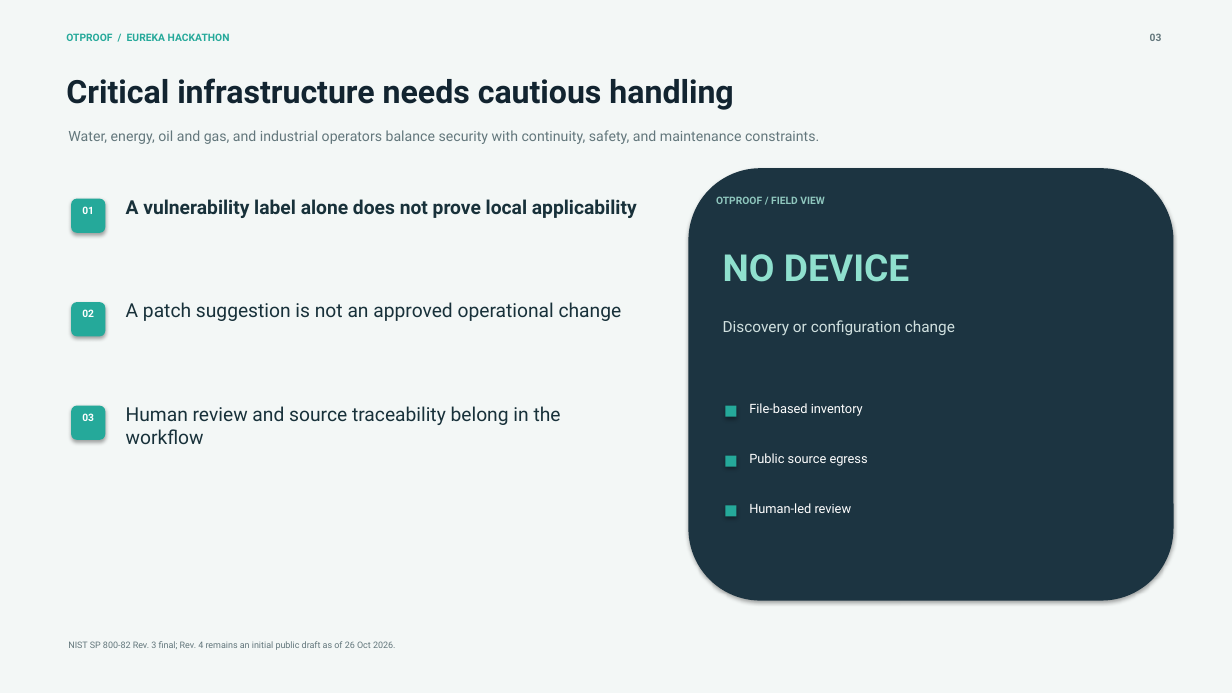
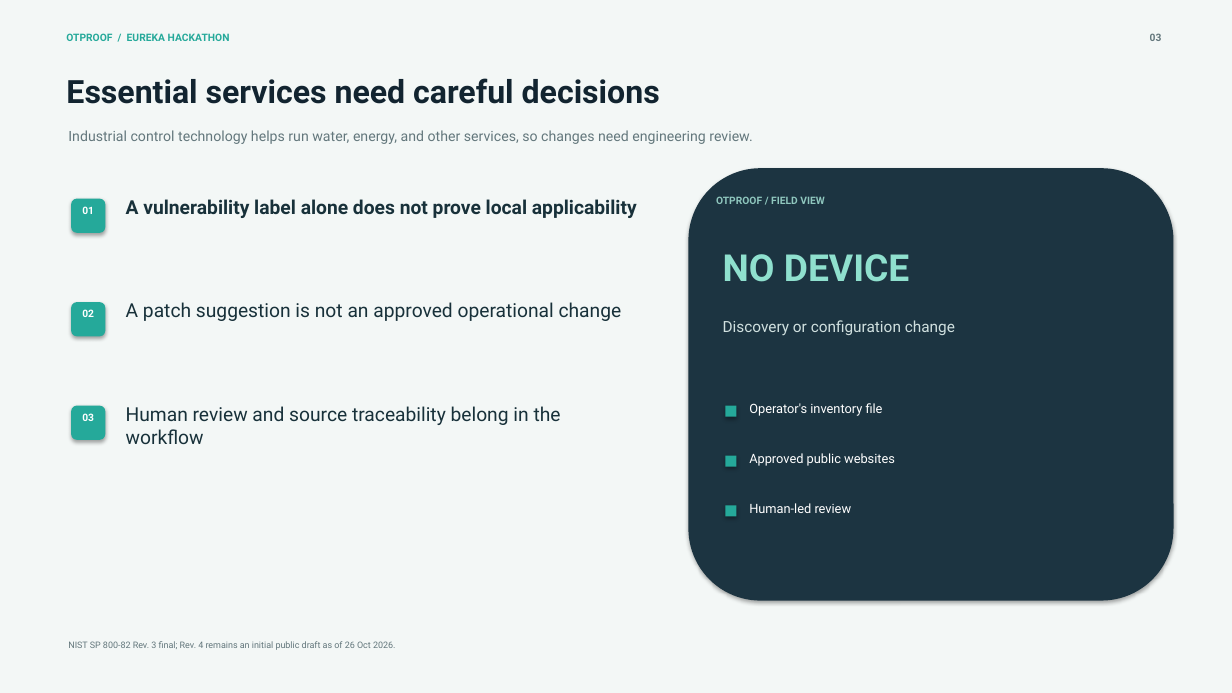
Before and after one commit to deepeshaiml/OTProof, a slide deck: slide 3 of OTProof_Pitch_Deck.pptx. Drawn at 1232x693 pixels with LibreOffice and Linux fonts; fonts in the diff are those of the drawing. Boxes give left, top, right and bottom in pixels: in the first picture for what was removed or moved away, otherwise in the second. Text is boxed around its words. In the diff, an @@ line names an element or a change of style, - is before the commit and + after.

```diff
--- a/OTProof_Pitch_Deck.pptx
+++ b/OTProof_Pitch_Deck.pptx
@@ text at (66, 78, 660, 104): text changed @@
-Critical infrastructure needs cautious handling
+Essential services need careful decisions
@@ text at (68, 130, 752, 144): text changed @@
-Water, energy, oil and gas, and industrial operators balance security with continuity, safety, and maintenance constraints.
+Industrial control technology helps run water, energy, and other services, so changes need engineering review.
@@ text at (749, 403, 883, 416): text changed @@
-File-based inventory
+Operator's inventory file
@@ text at (749, 453, 895, 466): text changed @@
-Public source egress
+Approved public websites
```
Also in this commit, not shown: 13 other slides changed, 1 slide added, 16 other files.
